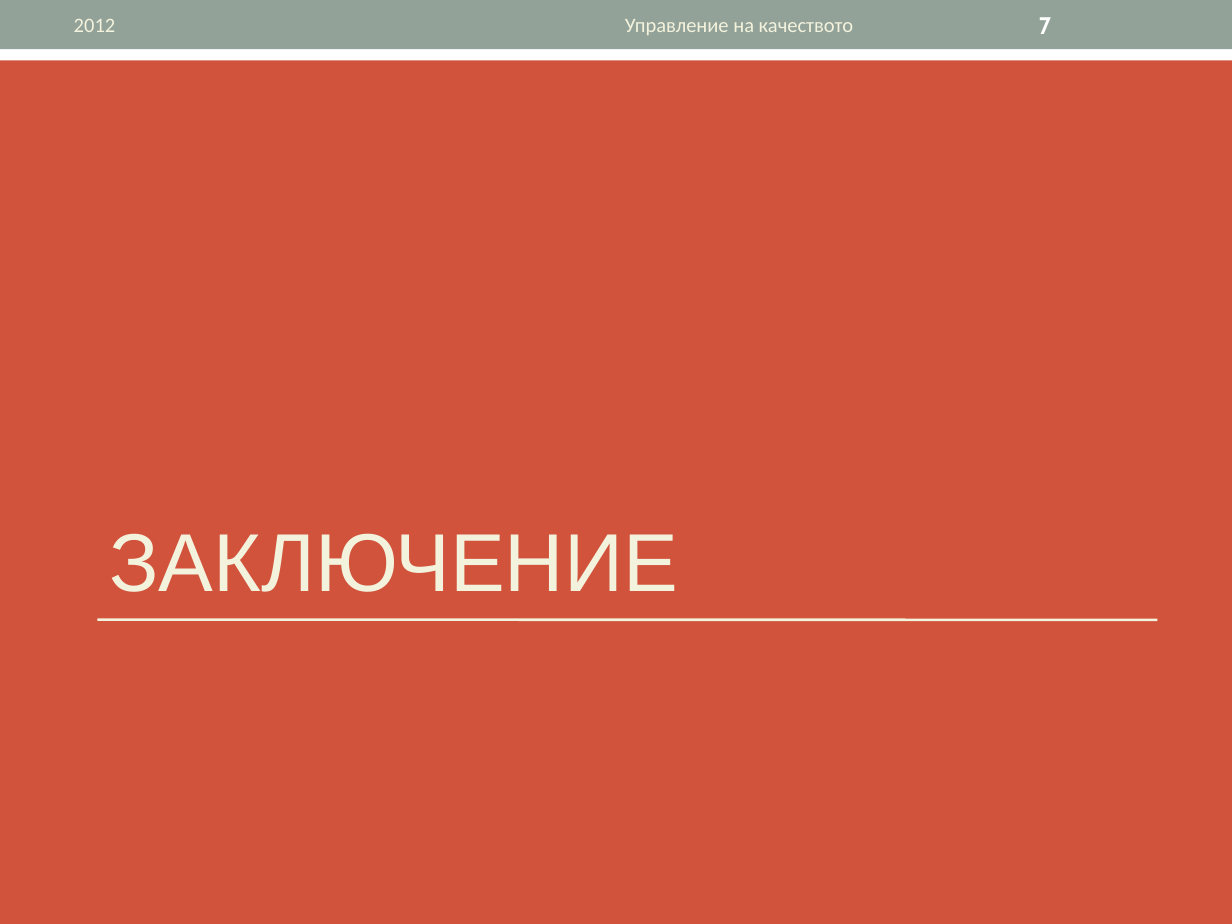
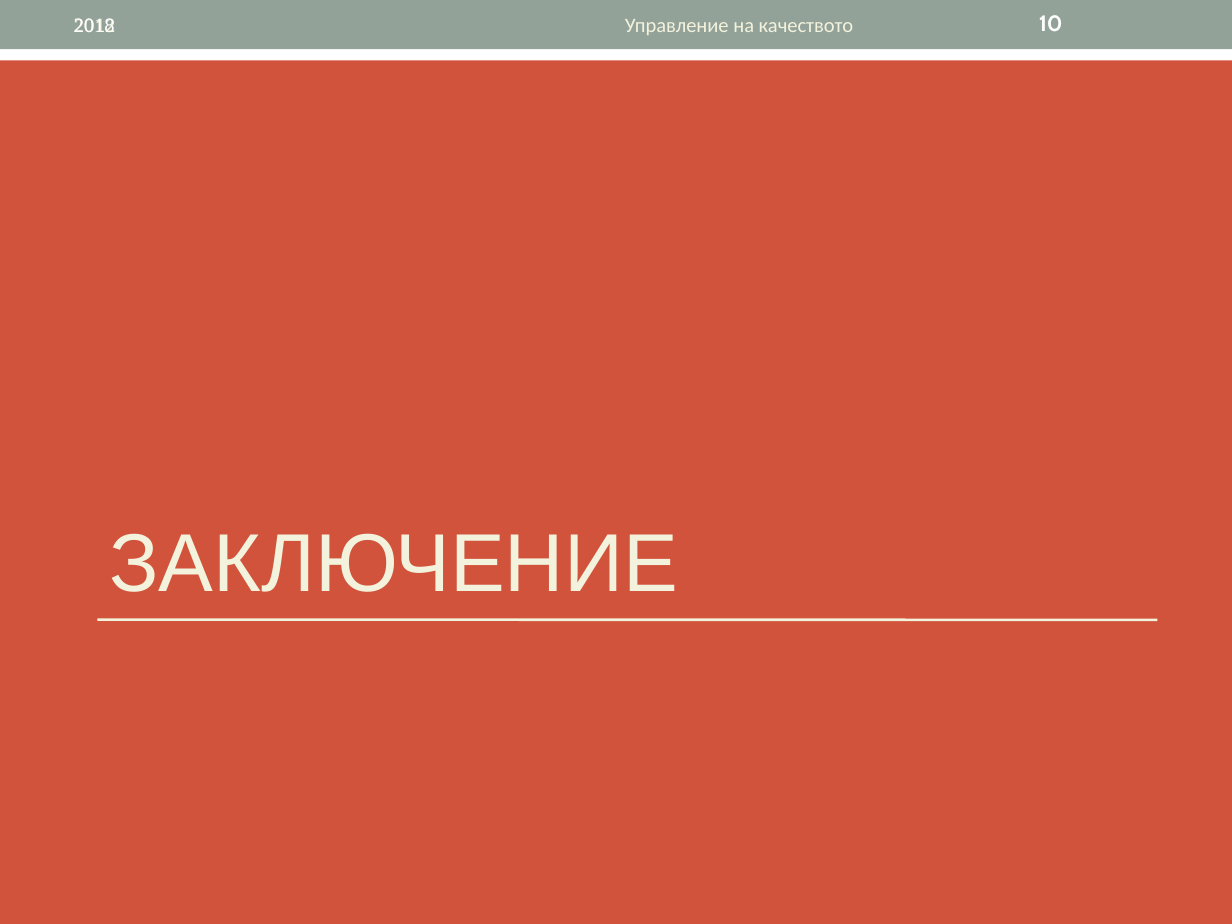
Before and after one commit to tsetsoo/ASIProject, a slide deck: slide 10 of OneDesk.ppt (slide 7 before the commit). Drawn at 1232x924 pixels with LibreOffice and Linux fonts; fonts in the diff are those of the drawing. Boxes give left, top, right and bottom in pixels: in the first picture for what was removed or moved away, otherwise in the second. Text is boxed around its words. In the diff, an @@ line names an element or a change of style, - is before the commit and + after.

```diff
--- a/OneDesk.ppt
+++ b/OneDesk.ppt
@@ text added at box(74, 18, 115, 32), 12 pt, text #FFFFFF @@
+2018
@@ page number at box(1039, 15, 1063, 31): text changed; size 14 to 12.9 pt @@
-7
+10
```
Also in this commit, not shown: 6 other slides changed, 3 slides added.
